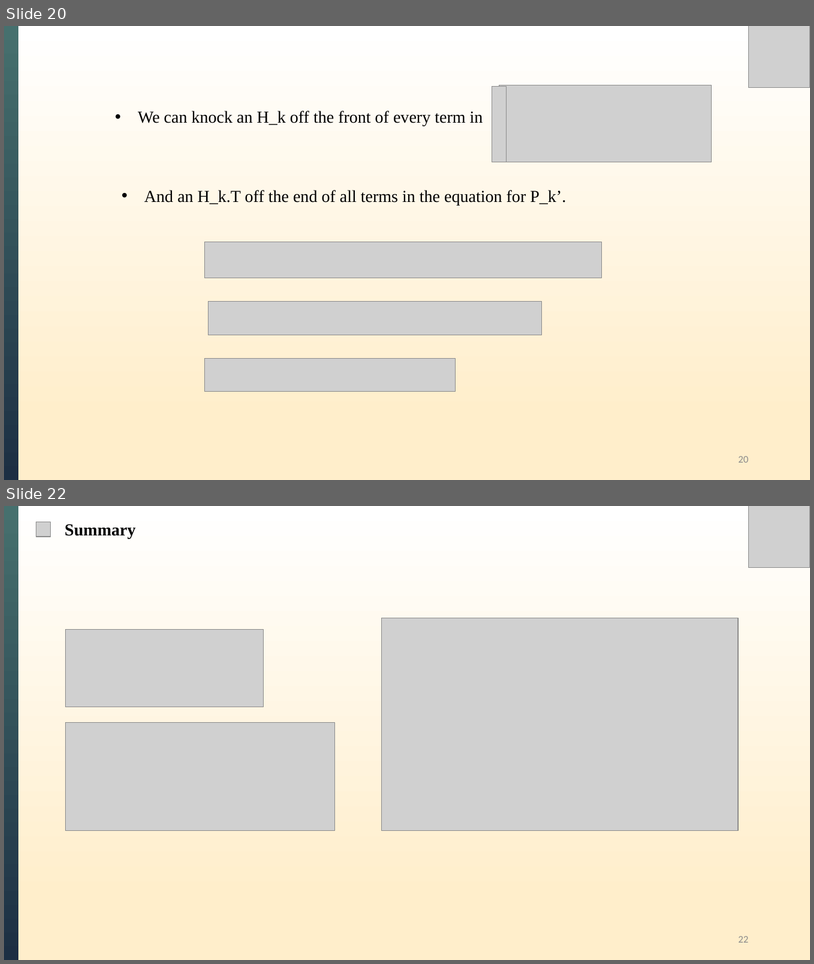
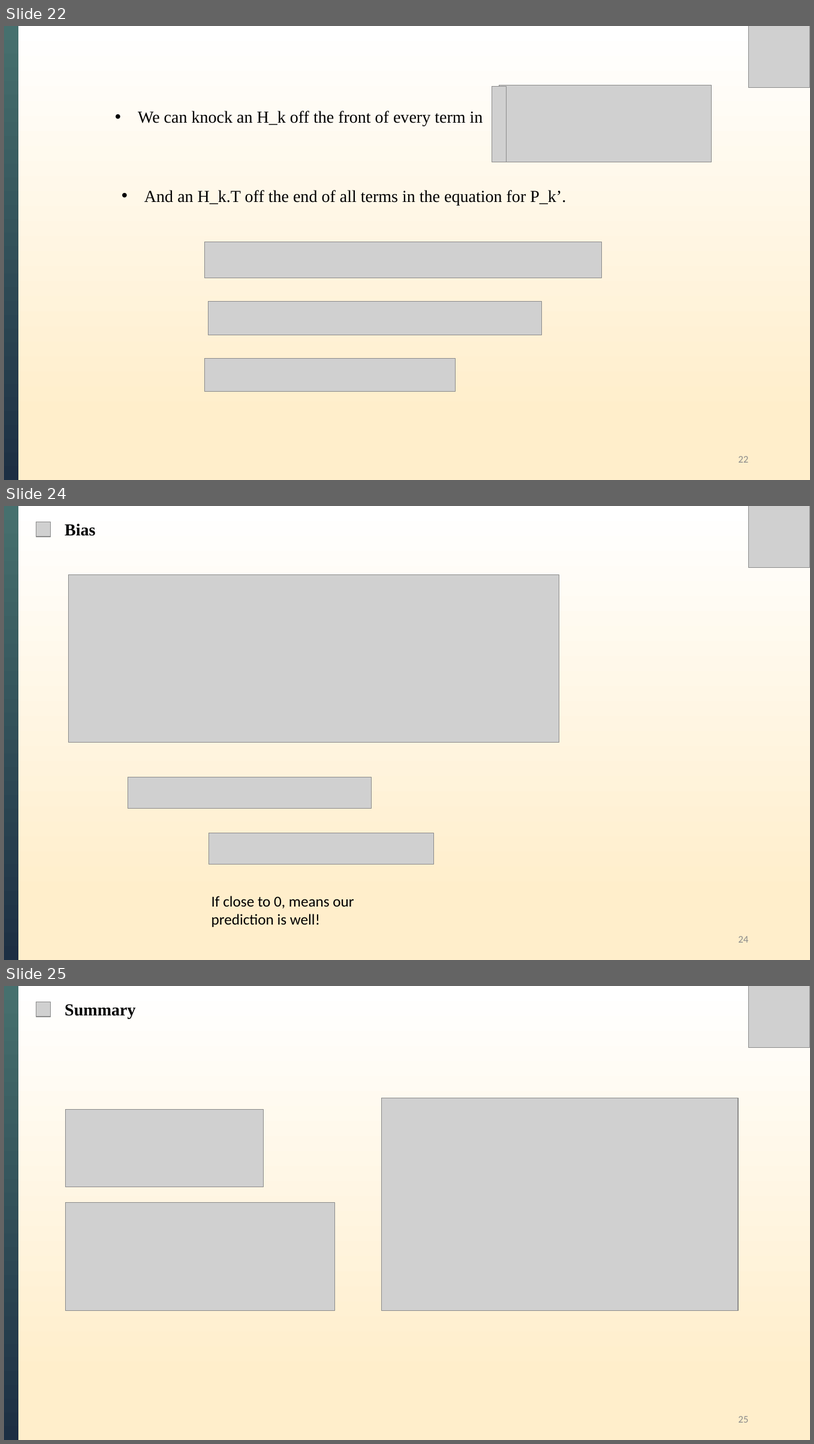
Before and after one commit to XiongWT1024/self-study-2024, a slide deck: Kalman Filter/Kalman Filters.pptx. Shown one above the other, each under a label of ours: slides 20 and 22 before the commit, slides 22, 24 and 25 after it; the slides between them are not shown. The pictures are 814x964 and 814x1444 pixels, drawn with LibreOffice and Linux fonts; fonts in the diff are those of the drawing; grey boxes stand for pictures. Boxes give left, top, right and bottom in pixels: in the first picture for what was removed or moved away, otherwise in the second. Text is boxed around its words. In the diff, an @@ line names an element or a change of style, - is before the commit and + after.

```diff
--- a/Kalman Filter/Kalman Filters.pptx
+++ b/Kalman Filter/Kalman Filters.pptx
@@ slide 24 added at <box>4,506,810,960</box>, background gradient #FFEECB to #FFFFFF @@
@@ rectangle added at <box>4,506,18,960</box>, fill gradient #46706E to #1C2F43 @@
@@ picture added at <box>36,522,51,537</box> @@
@@ text added at <box>65,523,95,536</box>, 20 pt, text #000000, bold @@
+Bias
@@ picture added at <box>749,506,810,567</box> @@
@@ picture added at <box>69,574,560,742</box> @@
@@ picture added at <box>128,777,372,808</box> @@
@@ picture added at <box>209,832,434,864</box> @@
@@ text added at <box>212,895,354,927</box>, 18 pt, text #000000 @@
+If close to 0, means our prediction is well!
@@ page number added at <box>738,936,749,942</box>, 12 pt, text #8C8C8C @@
+24
@@ what was slide 20 is now slide 22 @@
@@ page number at <box>738,456,749,462</box>: text changed @@
-20
+22
@@ what was slide 22 is now slide 25 @@
@@ page number at <box>738,1416,749,1422</box>: text changed @@
-22
+25
```
Also in this commit, not shown: 10 slides changed, 2 other slides added.
